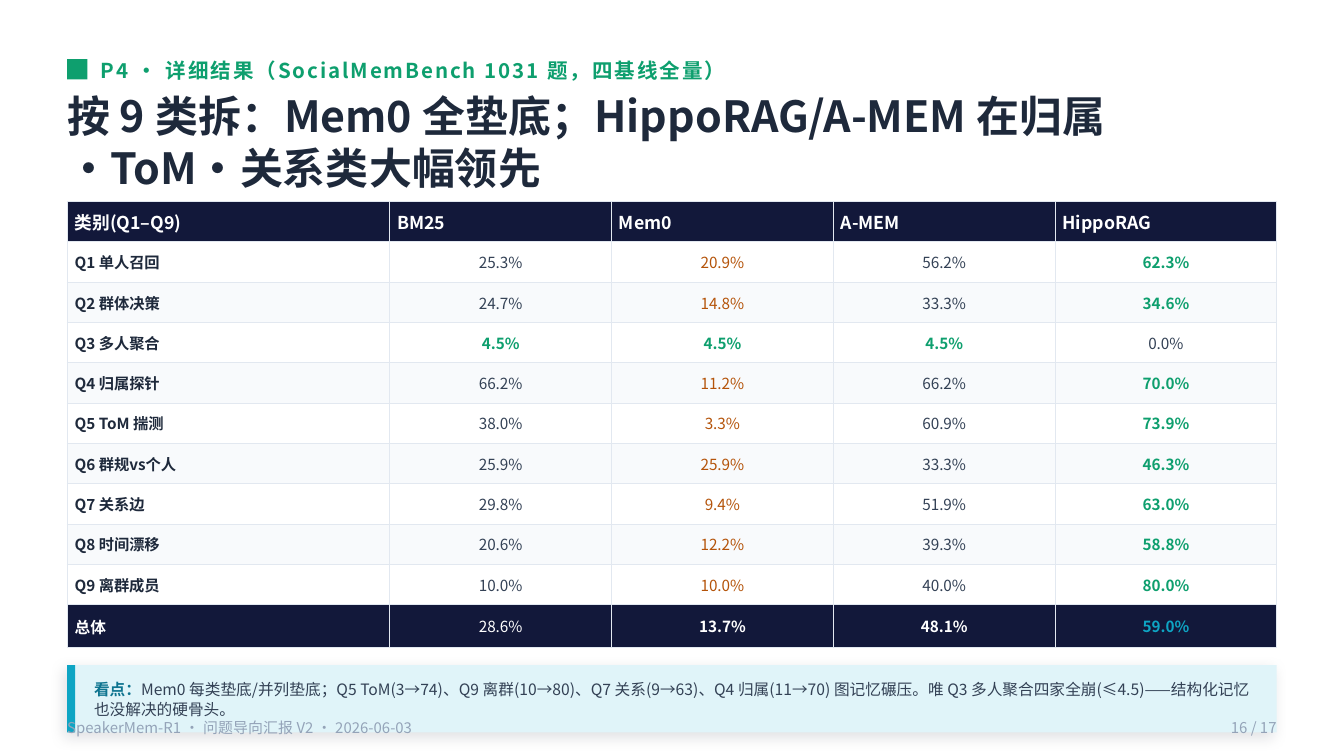
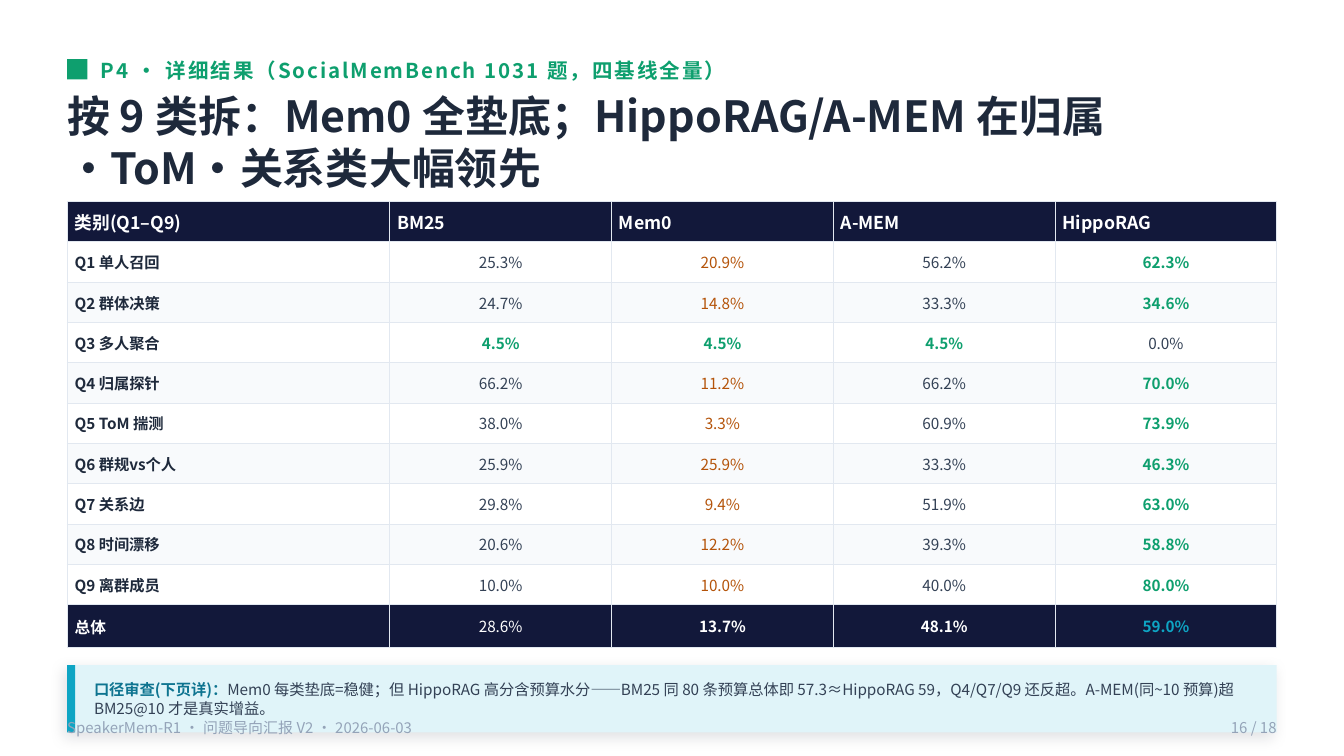
Before and after one commit to 2022hpsk/2026AAAI, a slide deck: slide 16 of SpeakerMem-R1-汇报V2-问题导向.pptx. Drawn at 1344x756 pixels with LibreOffice and Linux fonts; fonts in the diff are those of the drawing. Boxes give left, top, right and bottom in pixels: in the first picture for what was removed or moved away, otherwise in the second. Text is boxed around its words. In the diff, an @@ line names an element or a change of style, - is before the commit and + after.

```diff
--- a/SpeakerMem-R1-汇报V2-问题导向.pptx
+++ b/SpeakerMem-R1-汇报V2-问题导向.pptx
@@ text at (94, 682, 1234, 717): text changed; size 8.4 to 8.2 pt @@
-看点：Mem0 每类垫底/并列垫底；Q5 ToM(3→74)、Q9 离群(10→80)、Q7 关系(9→63)、Q4 归属(11→70) 图记忆碾压。唯 Q3 多人聚合四家全崩(≤4.5)——结构化记忆也没解决的硬骨头。
+口径审查(下页详)：Mem0 每类垫底=稳健；但 HippoRAG 高分含预算水分——BM25 同 80 条预算总体即 57.3≈HippoRAG 59，Q4/Q7/Q9 还反超。A-MEM(同~10 预算)超 BM25@10 才是真实增益。
@@ text at (1231, 722, 1277, 733): text changed @@
-16 / 17
+16 / 18
```
Also in this commit, not shown: 16 other slides changed, 1 slide added, 9 other files.
